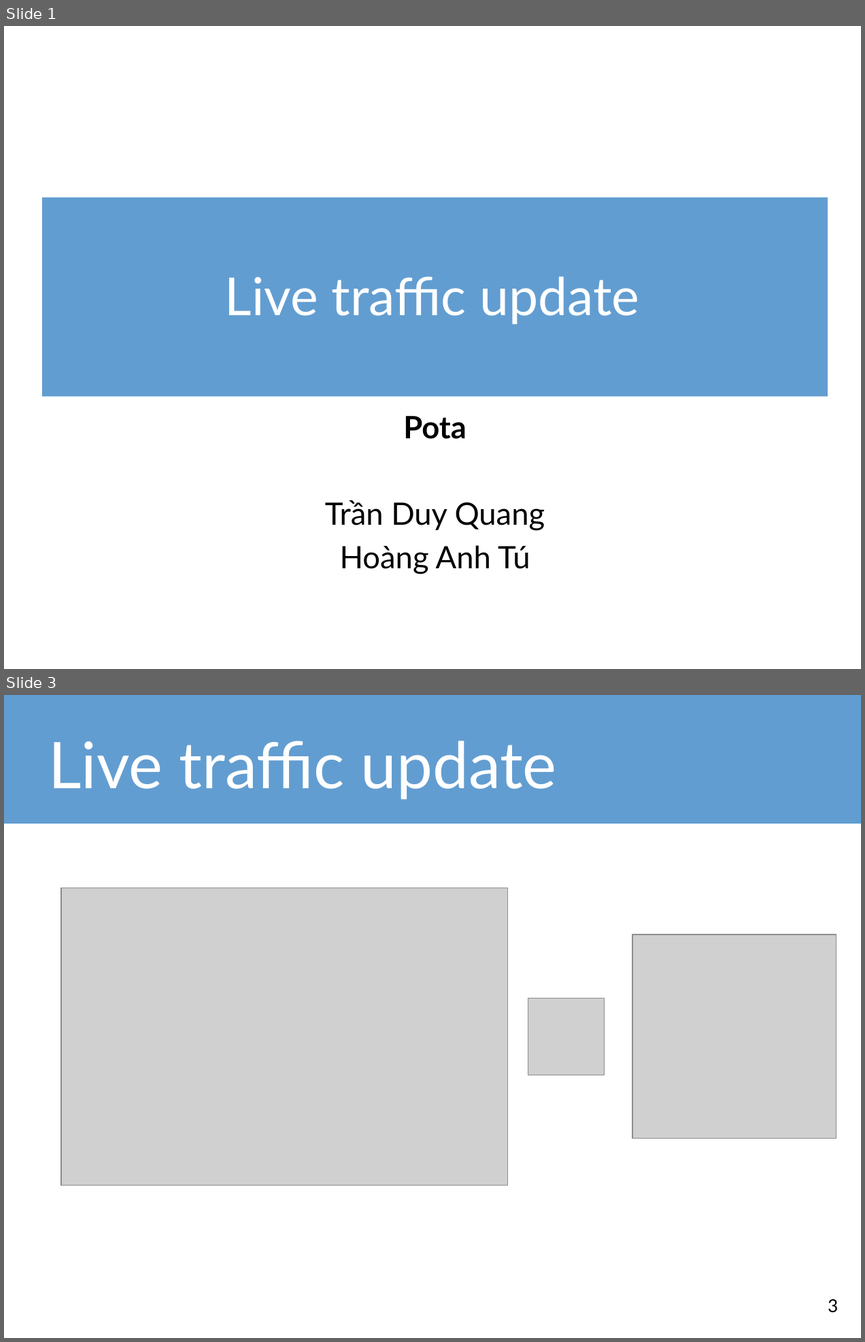
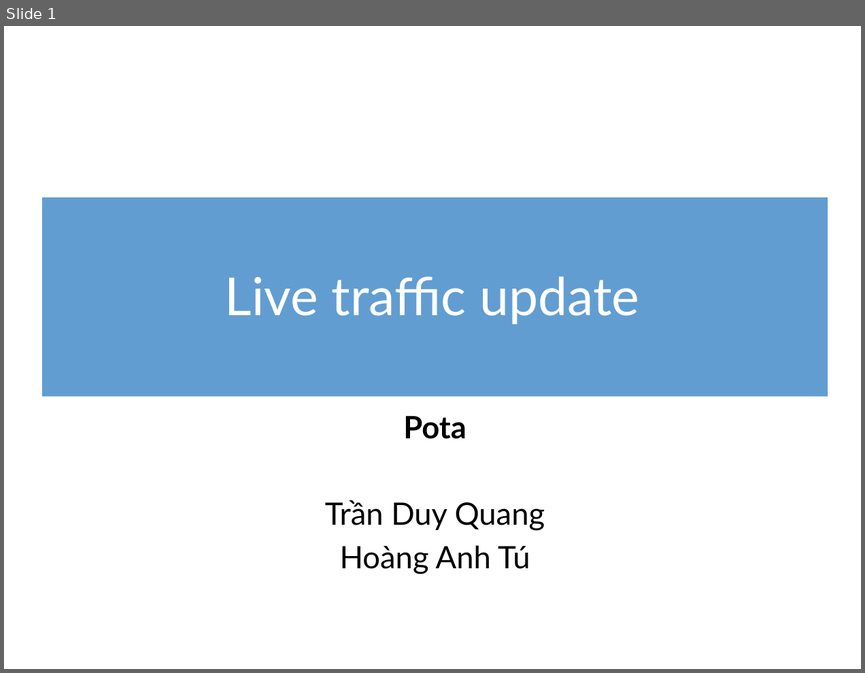
Before and after one commit to tdquang7/pota-hack-livetraffice, a slide deck: m2WorkHackathon-LiveTrafficUpdate.pptx. Shown one above the other, each under a label of ours: slides 1 and 3 before the commit, slide 1 after it; the slides between them are not shown. The pictures are 865x1342 and 865x673 pixels, drawn with LibreOffice and Linux fonts; fonts in the diff are those of the drawing; grey boxes stand for pictures. Boxes give left, top, right and bottom in pixels: in the first picture for what was removed or moved away, otherwise in the second. Text is boxed around its words. In the diff, an @@ line names an element or a change of style, - is before the commit and + after.

```diff
--- a/m2WorkHackathon-LiveTrafficUpdate.pptx
+++ b/m2WorkHackathon-LiveTrafficUpdate.pptx
@@ slide 3 removed at bbox=[4, 695, 861, 1338], background #FFFFFF @@
@@ rectangle removed at bbox=[4, 695, 861, 824] @@
@@ title removed at bbox=[48, 741, 557, 799] @@
-Live traffic update
@@ picture removed at bbox=[61, 888, 508, 1185] @@
@@ picture removed at bbox=[632, 934, 836, 1138] @@
@@ picture removed at bbox=[528, 998, 604, 1074] @@
@@ page number removed at bbox=[827, 1299, 838, 1312] @@
-3
```
Also in this commit, not shown: 3 slides changed, 11 slides added, 2 other slides removed, 1 other file.
